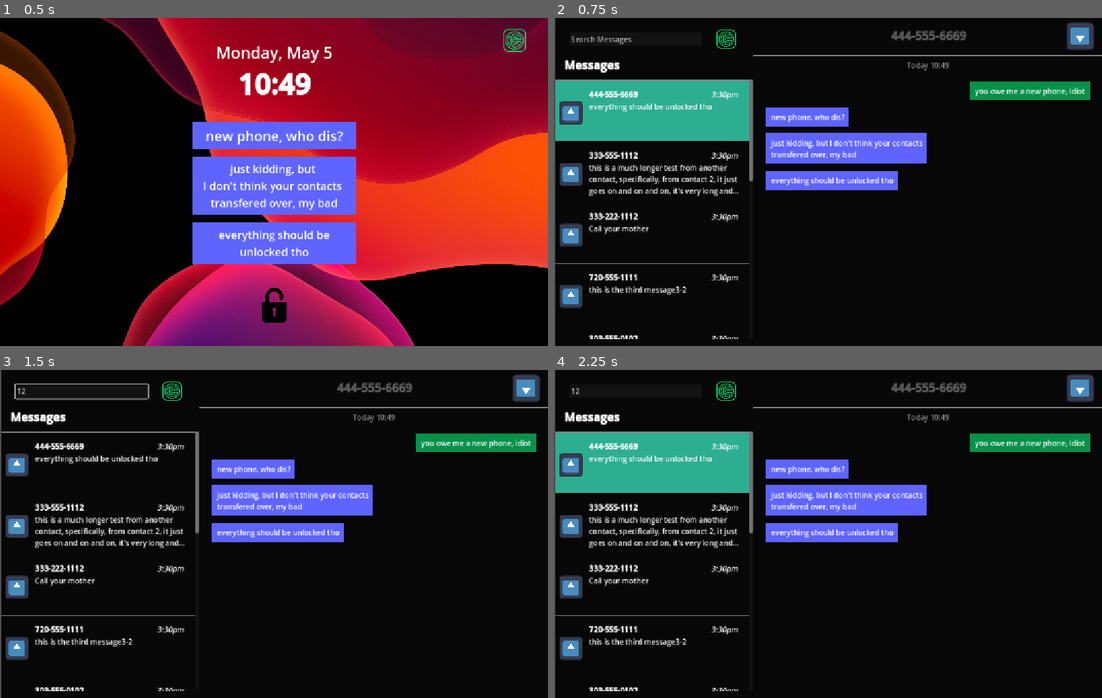
Above: before the commit, frames 1-4 (two rows, left to right).
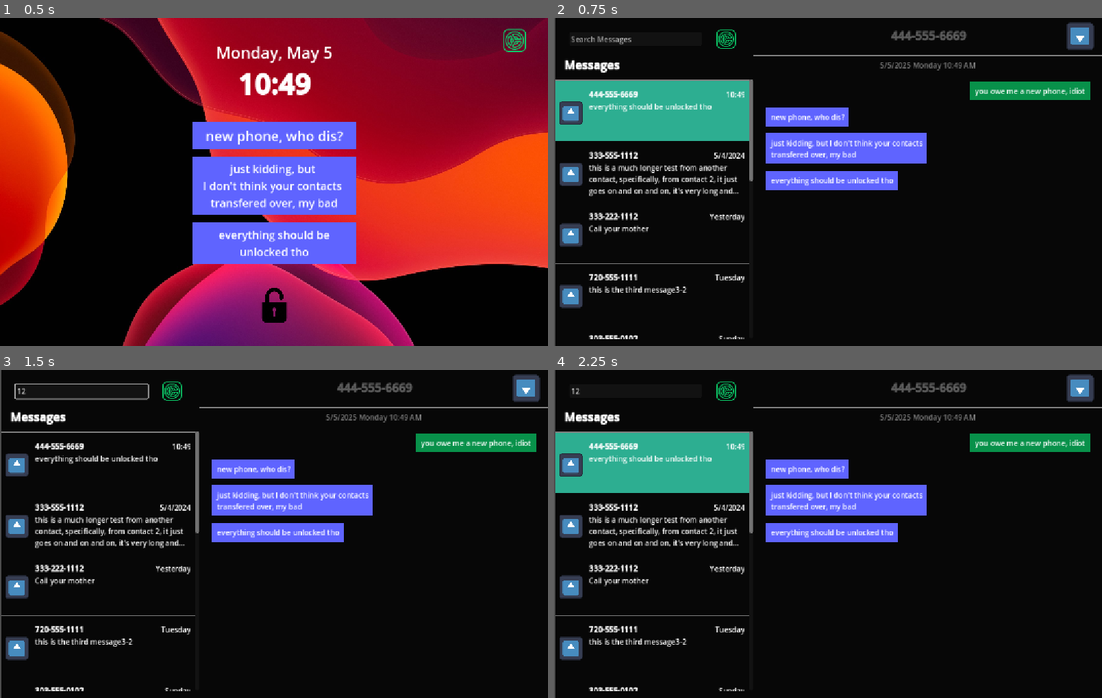
Above: after the commit, the same moments.

Repository: cyschneck/new-phone-who-dis
Game: Godot game, scene res://scenes/_main/start_menu.tscn
The game is run twice, just before and just after one commit, with the same random seed, the same clock (stepped at 60 frames per second) and the same inputs. The engine's default icon, where the game draws it, is replaced by a stand-in: a white triangle on a blue panel in a dark square.
Inputs (mouse positions are in pixels of both pictures, inside the frame that each line leads up to):
- Up to frame 1 (0.5 s): no input
- Up to frame 2 (0.75 s): click (828, 306) at 0.5 s
- Up to frame 3 (1.5 s): click (82, 389) at 1.27 s; type "12" at 1.35 s
- Up to frame 4 (2.25 s): click (652, 461) at 2.02 s

Frame 1 is identical in both runs. In frame 2, 0.6% of the frame differs, in the area x 28-77%, y 13-98%; in frame 3, 0.6%; in frame 4, 0.6%.

Commit message:
date time on messsage left

Diff:
--- a/new-phone-who-dis/data/messages.json
+++ b/new-phone-who-dis/data/messages.json
@@ -2,100 +2,133 @@
   "message 1": {
 	"contact_name": "Atheylna Dinn <3",
 	"messages": {
-	  "caller1": "you owe me a new phone, idiot",
-	  "sender1": "new phone, who dis?",
-	  "sender2": "just kidding, but I don't think your contacts transfered over, my bad",
-	  "sender3": "everything should be unlocked tho"
+		"5/5/2025 Monday 10:49 AM": {
+		  "caller1": "you owe me a new phone, idiot",
+		  "sender1": "new phone, who dis?",
+		  "sender2": "just kidding, but I don't think your contacts transfered over, my bad",
+		  "sender3": "everything should be unlocked tho"
+		}
 	}
   },
   "message 2": {
 	"contact_name": "Mom",
 	"messages": {
-	  "sender1": "this is the second message2-2",
-	  "sender2": "this is a much longer test from another contact, specifically, from contact 2, it just goes on and on and on, it's very long and kind of tedious",
-	  "caller1": "this is a much longer test from another contact, specifically, from contact 2, it just goes on and on and on, it's very long and kind of tedious",
-	  "caller2": "this is a much longer test from another contact, specifically, from contact 2, it just goes on and on and on, it's very long and kind of tedious",
-	  "caller3": "this is a much longer test from another contact, specifically, from contact 2, it just goes on and on and on, it's very long and kind of tedious",
-	  "caller4": "this is a much longer test from another contact, specifically, from contact 2, it just goes on and on and on, it's very long and kind of tedious",
-	  "caller5": "this is a much longer test from another contact, specifically, from contact 2, it just goes on and on and on, it's very long and kind of tedious",
+		"5/4/2024 Sunday 10:49 AM": {
+		  "sender1": "this is the second message2-2",
+		  "sender2": "this is a much longer test from another contact, specifically, from contact 2, it just goes on and on and on, it's very long and kind of tedious",
+		  "caller1": "this is a much longer test from another contact, specifically, from contact 2, it just goes on and on and on, it's very long and kind of tedious",
+		  "caller2": "this is a much longer test from another contact, specifically, from contact 2, it just goes on and on and on, it's very long and kind of tedious",
+		  "caller3": "this is a much longer test from another contact, specifically, from contact 2, it just goes on and on and on, it's very long and kind of tedious",
+		  "caller4": "this is a much longer test from another contact, specifically, from contact 2, it just goes on and on and on, it's very long and kind of tedious",
+		  "caller5": "this is a much longer test from another contact, specifically, from contact 2, it just goes on and on and on, it's very long and kind of tedious",
+		}
 	}
   },
   "message 3": {
 	"contact_name": "Giles Deacon",
 	"messages": {
-	  "sender1": "Call your mother",
-	  "caller1": "It went to voicemail",
-	  "sender2": "Call your mother"
+		"5/4/2025 Sunday 11:03 AM": {
+		  "sender1": "Call your mother",
+		  "caller1": "It went to voicemail"
+		},
+		"5/4/2025 Sunday 5:13 PM": {
+		  "sender2": "Call your mother"
+		}
 	}
   },
   "message 4": {
 	"contact_name": "Tim and Mary Fisher",
 	"messages": {
-	  "sender1": "contact 4",
-	  "sender2": "please make them effective by the first of march if you can...",
-	  "caller1": "this is the third message3-2"
+		"4/29/2025 Tuesday 3:33 PM": {
+		  "sender1": "contact 4",
+		  "sender2": "please make them effective by the first of march if you can...",
+		  "caller1": "this is the third message3-2"
+	}
 	}
   },
   "message 5": {
 	"contact_name": "Boyd",
 	"messages": {
-	  "sender1": "Miss you",
-	  "sender2": "Miss you",
+		"4/29/2025 Sunday 11:41 AM": {
+		  "sender1": "Miss you",
+		  "sender2": "Miss you",
+		}
 	}
   },
   "message 6": {
 	"contact_name": "Issac Honeylick",
 	"messages": {
-	  "sender1": "contact six",
-	  "caller1": "this is the second message2-2",
+		"3/16/2025 Sunday 11:42 AM" : {
+		  "sender1": "contact six",
+		  "caller1": "this is the second message2-2",
+		}
 	}
   },
   "message 7": {
 	"contact_name": "Echo Wintermute",
 	"messages": {
-	  "caller1": "contact seven",
-	  "caller2": "this is the second message2-2",
-	  "caller3": "this is the third message3-2"
+		"1/6/2025 Monday 11:42 AM" : {
+		  "caller1": "contact seven",
+		  "caller2": "this is the second message2-2",
+		  "caller3": "this is the third message3-2"
+		}
 	}
   },
   "message 8": {
 	"contact_name": "Grant Monument",
 	"messages": {
-	  "sender1":"contact eight",
-	  "caller1": "this is the second message2-2",
-	  "sender2": "this is the third message3-2"
+		"1/3/2025 Friday 11:42 AM" : {
+		  "sender1":"contact eight",
+		  "caller1": "this is the second message2-2",
+		  "sender2": "this is the third message3-2"
+		}
 	}
   },
   "message 9": {
 	"contact_name": "Dough Nutty",
 	"messages": {
-	  "sender1": "contact nine",
-	  "sender2": "this is the second message2-2",
-	  "caller1": "this is the third message3-2"
+		"1/2/2025 Thursday 11:42 AM" : {
+		  "sender1": "contact nine",
+		  "sender2": "this is the second message2-2",
+		  "caller1": "this is the third message3-2"
+		}
 	}
   },
   "message 10": {
 	"contact_name": "Eddie",
 	"messages": {
-	  "caller1": "contact ten",
-	  "sender1": "this is the second message2-2",
-	  "caller2": "this is the third message3-2"
+		"1/2/2025 Thursday 11:42 AM" : {
+		  "caller1": "contact ten",
+		  "sender1": "this is the second message2-2",
+		  "caller2": "this is the third message3-2"
+		}
 	}
   },
   "message 10": {
 	"contact_name": "Sigrith Loudermilk",
 	"messages": {
-	  "sender1": "Hi, this is your brother's roommate, he gave me your number",
-	  "sender2": "Merry Christmas!",
-	  "caller1": "Merry Christmas"
+		"12/25/2025 Wednesday 5:40 PM": {
+		  "sender1": "Hi, this is your brother's roommate, he gave me your number",
+		  "sender2": "Merry Christmas!",
+		  "caller1": "Merry Christmas"
+		}
 	}
   },
   "message 11": {
 	"contact_name": "Dad",
 	"messages": {
-	  "sender1": "Happy Birthday",
-	  "sender2": "Happy Birthday",
-	  "caller1": "Thanks!"
+		"10/14/2022 Friday 4:32 PM": {
+			"sender1": "Happy Birthday",
+			"caller1": "Thanks!"
+		},
+		"10/14/2023 Saturday 12:11 PM": {
+			"sender1": "Happy Birthday",
+			"caller1": "Thanks!"
+		},
+		"10/14/2024 Monday 9:05 AM": {
+			"sender1": "Happy Birthday",
+			"caller1": "Thanks!"
+		}
 	}
   },
 }
--- a/new-phone-who-dis/scripts/messages/messages_manager.gd
+++ b/new-phone-who-dis/scripts/messages/messages_manager.gd
@@ -62,16 +62,38 @@
 		var current_guess = "[b]" + GameManager.guess_name_with_number_dict[new_contact.contact_number] + "[/b]"
 		contact_name.text = current_guess
 
-		# set displayed text to last string of the last text
 		var message = new_contact.get_child(1).get_child(1)
 		var message_keys = GameManager.messages_data[contact]["messages"].keys()
-		var last_message = message_keys[-1]
-		message.text = GameManager.messages_data[contact]["messages"][last_message]
+
+		var contact_datetime = new_contact.get_child(1).get_child(0).get_child(0).get_child(1)
+		var datetime_string = determine_datetime(message_keys[-1])
+		contact_datetime.text = datetime_string
+
+		# set displayed text to last string of the last text
+		var last_message = GameManager.messages_data[contact]["messages"][message_keys[-1]].values()[-1]
+		message.text = last_message
 
 		# add contact and HSeparator to contact_lists
 		contacts_list.add_child(new_contact)
 		var new_h_sep = HSeparator.new()
 		contacts_list.add_child(new_h_sep)
+
+func determine_datetime(datetime: String) -> String:
+	# set displayed datetime to last string of the last text
+	var date_time = datetime.split(" ")
+
+	var full_datetime_string = date_time[0]
+	# if today, display only time
+	if date_time[0] == "5/5/2025":
+		full_datetime_string = date_time[2] # Today
+	# if yesterday, display yesterday
+	if date_time[0] == "5/4/2025":
+		full_datetime_string = "Yesterday"
+	# if within a week, display weekday
+	if date_time[0] in ["5/3/2025", "5/2/2025", "5/1/2025",
+						"4/30/2025", "4/29/2025", "4/28/2025"]:
+		full_datetime_string = date_time[1]
+	return full_datetime_string
 
 ## When Header Button is Pressed, open Number Popup
 func _on_button_pressed() -> void:
--- a/new-phone-who-dis/scripts/messages/select_message.gd
+++ b/new-phone-who-dis/scripts/messages/select_message.gd
@@ -31,22 +31,23 @@
 	for existing_text_messages in text_messages_field.get_children():
 		existing_text_messages.queue_free()
 
-	var new_timestamp = TIMESTAMP_TEXT.instantiate()
-	new_timestamp.text = "Today 10:49"
-	text_messages_field.add_child(new_timestamp)
+	for datetime in contact_messages.keys():
+		var new_timestamp = TIMESTAMP_TEXT.instantiate()
+		new_timestamp.text = datetime
+		text_messages_field.add_child(new_timestamp)
+		for message_origin in contact_messages[datetime]:
+			var message_text = contact_messages[datetime][message_origin]
+			var new_split_text_message = split_message(message_text)
 
-	for message_origin in contact_messages.keys():
-		var new_split_text_message = split_message(contact_messages[message_origin])
-
-		# create new text message with prefab
-		if "sender" in message_origin:
-			var new_sender_text = SENDER_PURPLE_TEXT.instantiate()
-			new_sender_text.text = new_split_text_message
-			text_messages_field.add_child(new_sender_text)
-		elif "caller" in message_origin:
-			var new_caller_text = CALLER_GREEN_TEXT.instantiate()
-			new_caller_text.text = new_split_text_message
-			text_messages_field.add_child(new_caller_text)
+			# create new text message with prefab
+			if "sender" in message_origin:
+				var new_sender_text = SENDER_PURPLE_TEXT.instantiate()
+				new_sender_text.text = new_split_text_message
+				text_messages_field.add_child(new_sender_text)
+			elif "caller" in message_origin:
+				var new_caller_text = CALLER_GREEN_TEXT.instantiate()
+				new_caller_text.text = new_split_text_message
+				text_messages_field.add_child(new_caller_text)
 
 func set_messages_header() -> void:
 	# set the header based on contact name
